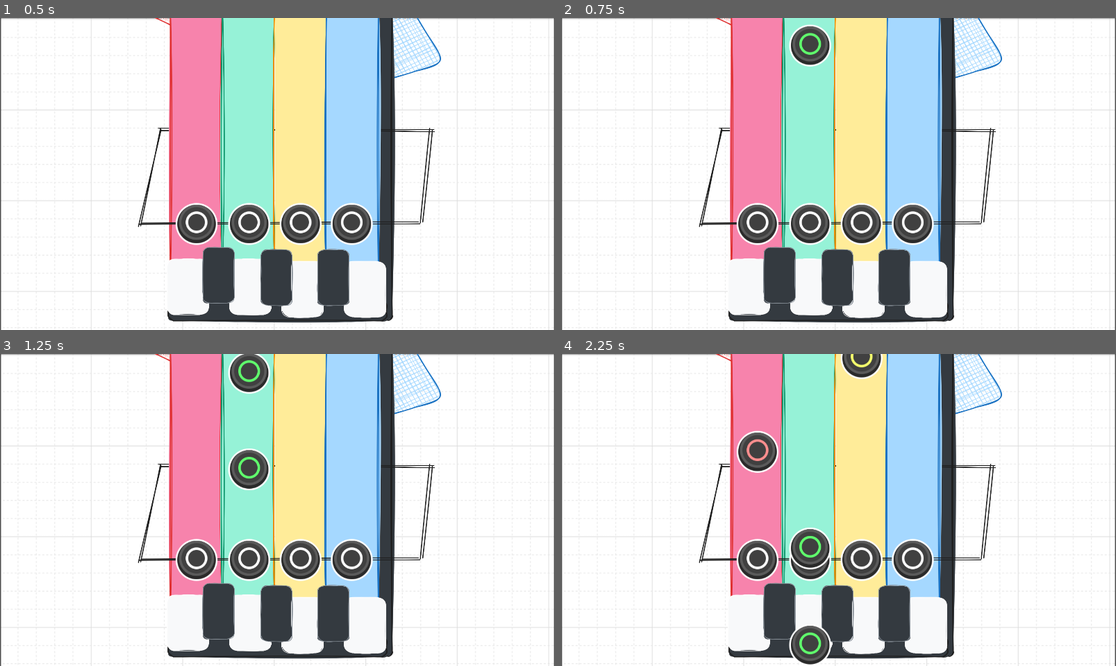
Above: before the commit, frames 1-4 (two rows, left to right).
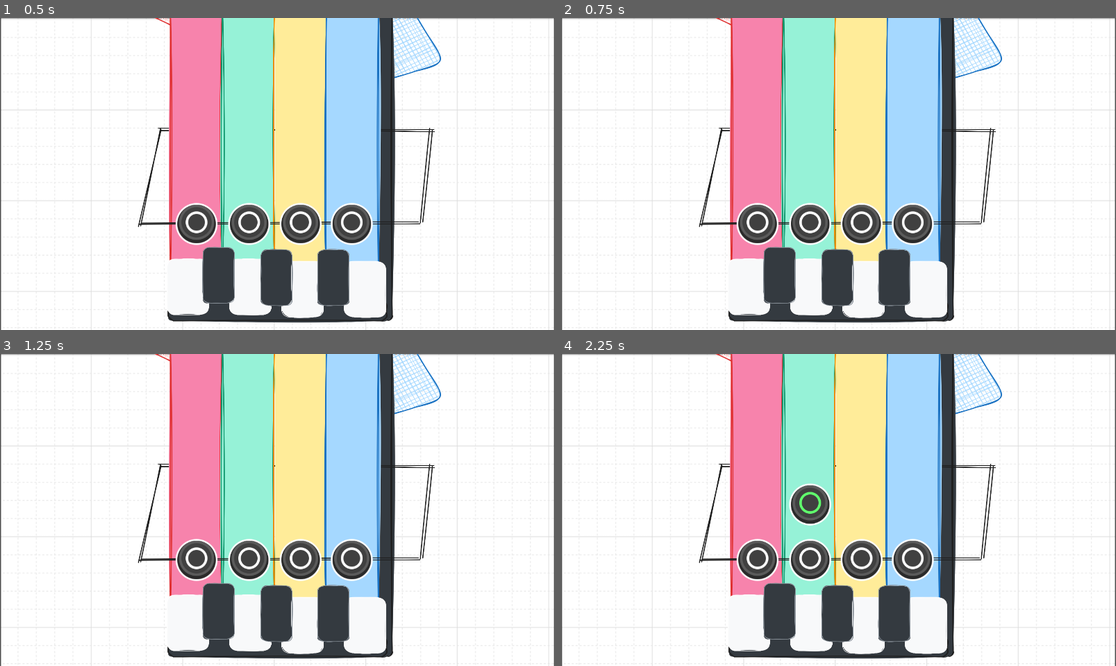
Above: after the commit, the same moments.

Repository: luiz-couto/encore
Game: Godot game, scene res://scenes/game.tscn
The game is run twice, just before and just after one commit, with the same random seed, the same clock (stepped at 60 frames per second) and the same inputs.
Inputs:
- Up to frame 1 (0.5 s): no input
- Up to frame 2 (0.75 s): tap Enter at 0.5 s
- Up to frame 3 (1.25 s): no input
- Up to frame 4 (2.25 s): no input

Frame 1 is identical in both runs. In frame 2, 0.8% of the frame differs, in the area x 41-49%, y 2-16%; in frame 3, 1.6%; in frame 4, 3.4%, in the area x 31-58%, y 0-100%.

Commit message:
improvements

Diff:
--- /dev/null
+++ b/encore/default_bus_layout.tres
@@ -0,0 +1,14 @@
+[gd_resource type="AudioBusLayout" format=3 uid="uid://63uwg8hdrmtv"]
+
+[sub_resource type="AudioEffectReverb" id="AudioEffectReverb_j3pel"]
+resource_name = "Reverb"
+
+[resource]
+bus/1/name = &"Music"
+bus/1/solo = false
+bus/1/mute = false
+bus/1/bypass_fx = false
+bus/1/volume_db = -2.0147524
+bus/1/send = &"Master"
+bus/1/effect/0/effect = SubResource("AudioEffectReverb_j3pel")
+bus/1/effect/0/enabled = true
--- a/encore/scenes/conductor.tscn
+++ b/encore/scenes/conductor.tscn
@@ -1,10 +1,8 @@
 [gd_scene format=3 uid="uid://bdi10rlibs8xu"]
 
 [ext_resource type="Script" uid="uid://crpa7xjstunpn" path="res://scripts/conductor.gd" id="1_dqjak"]
-[ext_resource type="AudioStream" uid="uid://bpfmbabtg5tf0" path="res://assets/songs/song.ogg" id="1_emm5y"]
 
 [node name="AudioStreamPlayer2D" type="AudioStreamPlayer2D" unique_id=1085495883]
-stream = ExtResource("1_emm5y")
 script = ExtResource("1_dqjak")
 
 [node name="Timer" type="Timer" parent="." unique_id=1637705801]
--- a/encore/scenes/game.tscn
+++ b/encore/scenes/game.tscn
@@ -45,8 +45,7 @@
 autostart = true
 
 [node name="Conductor" parent="." unique_id=1085495883 instance=ExtResource("5_iywne")]
-stream = null
-bpm = 110.0
+max_polyphony = 2
 
 [node name="ChordGenerator" type="Node2D" parent="." unique_id=2083067362]
 script = ExtResource("7_u5sy4")
@@ -56,15 +55,23 @@
 
 [node name="Voice1" type="AudioStreamPlayer2D" parent="MusicPlayer" unique_id=1260706810]
 stream = ExtResource("8_0tnpc")
+attenuation = 2.5
+max_polyphony = 5
 
 [node name="Voice2" type="AudioStreamPlayer2D" parent="MusicPlayer" unique_id=471433653]
 stream = ExtResource("8_0tnpc")
+attenuation = 2.5
+max_polyphony = 5
 
 [node name="Voice3" type="AudioStreamPlayer2D" parent="MusicPlayer" unique_id=1068854127]
 stream = ExtResource("8_0tnpc")
+attenuation = 2.5
+max_polyphony = 5
 
 [node name="Voice4" type="AudioStreamPlayer2D" parent="MusicPlayer" unique_id=1587629392]
 stream = ExtResource("8_0tnpc")
+attenuation = 2.5
+max_polyphony = 5
 
 [connection signal="timeout" from="Timer" to="." method="_on_timer_timeout"]
 [connection signal="measure" from="Conductor" to="." method="_on_conductor_measure"]
--- a/encore/scripts/conductor.gd
+++ b/encore/scripts/conductor.gd
@@ -1,6 +1,6 @@
 extends Node
 
-@export var bpm: float = 115:
+@export var bpm: float = 45:
 	set(value):
 		bpm = value
 		secondsPerBeat = 60.0 / bpm
--- a/encore/scripts/music_player.gd
+++ b/encore/scripts/music_player.gd
@@ -2,21 +2,27 @@
 
 # Semitone offsets from C4 for each chord (root, third, fifth)
 const CHORD_NOTES: Dictionary = {
-	0: [0,  4,  7,  12], # C maj: C4, E4, G4, C5
-	1: [2,  5,  9,  14], # D min: D4, F4, A4, D5
-	2: [4,  7,  11, 16], # E min: E4, G4, B4, E5
-	3: [5,  9,  12, 17], # F maj: F4, A4, C5, F5
-	4: [7,  11, 14, 19], # G maj: G4, B4, D5, G5
-	5: [9,  12, 16, 21], # A min: A4, C5, E5, A5
-	6: [11, 14, 17, 23], # B dim: B4, D5, F5, B5
+	0: [0,   4,   7,  12], # C maj: C4, E4, G4, C5
+	1: [-10, -7,  -3,  2], # D min: D3, F3, A3, D4
+	2: [-8,  -5,  -1,  4], # E min: E3, G3, B3, E4
+	3: [-7,  -3,   0,  5], # F maj: F3, A3, C4, F4
+	4: [-5,  -1,   2,  7], # G maj: G3, B3, D4, G4
+	5: [-3,   0,   4,  9], # A min: A3, C4, E4, A4
+	6: [-1,   2,   5, 11], # B dim: B3, D4, F4, B4
 }
 
 func play_chord(chord_idx: int) -> void:
 	var notes = CHORD_NOTES[chord_idx];
 	for i in 4:
 		var player: AudioStreamPlayer2D = get_child(i);
-		player.pitch_scale = pow(2.0, notes[i] / 12.0);
-		player.play();
+		var newScale = pow(2.0, notes[i] / 12.0);
+		if not player.playing or player.pitch_scale != newScale:
+			player.pitch_scale = newScale;
+			player.volume_db = -20.0
+			player.play();
+			var tween = create_tween();
+			tween.tween_property(player, "volume_db", 0.0, 0.4)
+
 
 func play_note(chord_idx: int, lane: int) -> void:
 	var semitones = CHORD_NOTES[chord_idx][lane];
--- a/encore/scripts/note.gd
+++ b/encore/scripts/note.gd
@@ -41,7 +41,7 @@
 			queue_free();
 
 func destroy(score: int) -> void:
-	get_tree().get_root().get_node("Game/MusicPlayer").play_note(chord, $AnimatedSprite2D.frame);
+	#get_tree().get_root().get_node("Game/MusicPlayer").play_note(chord, $AnimatedSprite2D.frame);
 	$Timer.start();
 	hit = true;
 
Not shown, added: encore/assets/audio/piano_c4_original.wav.import
Not shown, added: encore/assets/audio/piano_c4_original.wav
